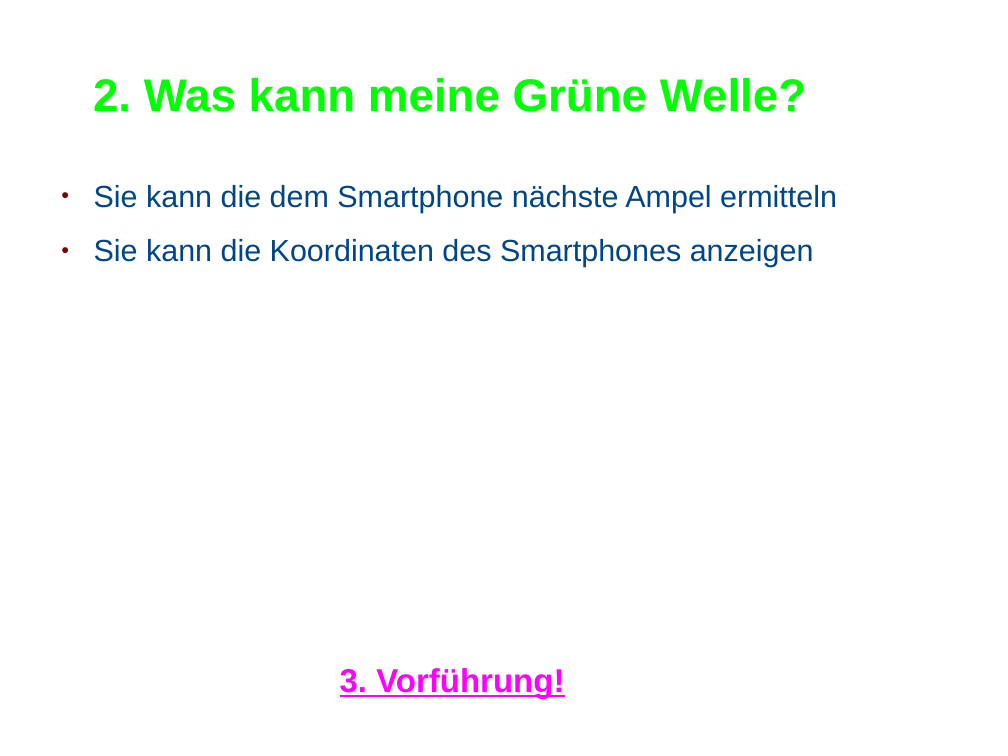
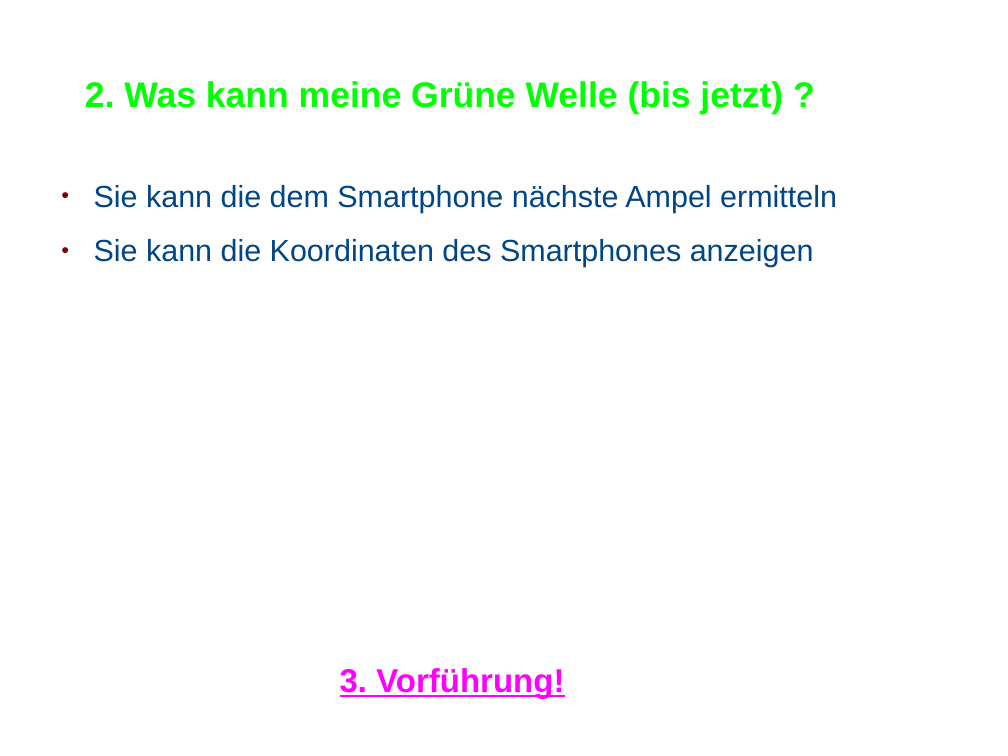
Before and after one commit to MrMariusAP/MeineGrueneWelle, a slide deck: slide 4 of app/src/main/res/Präsentation_MeineGrüneWelle.odp. Drawn at 1008x756 pixels with LibreOffice and Linux fonts; fonts in the diff are those of the drawing; background and template pictures are left out. Boxes give left, top, right and bottom in pixels: in the first picture for what was removed or moved away, otherwise in the second. Text is boxed around its words. In the diff, an @@ line names an element or a change of style, - is before the commit and + after.

```diff
--- a/app/src/main/res/Präsentation_MeineGrüneWelle.odp
+++ b/app/src/main/res/Präsentation_MeineGrüneWelle.odp
@@ title at bbox=[85, 81, 783, 114]: text changed; size 36 to 28 pt @@
-2. Was kann meine Grüne Welle?
+2. Was kann meine Grüne Welle (bis jetzt) ?
```
Also in this commit, not shown: 2 other slides changed, 1 other file.
